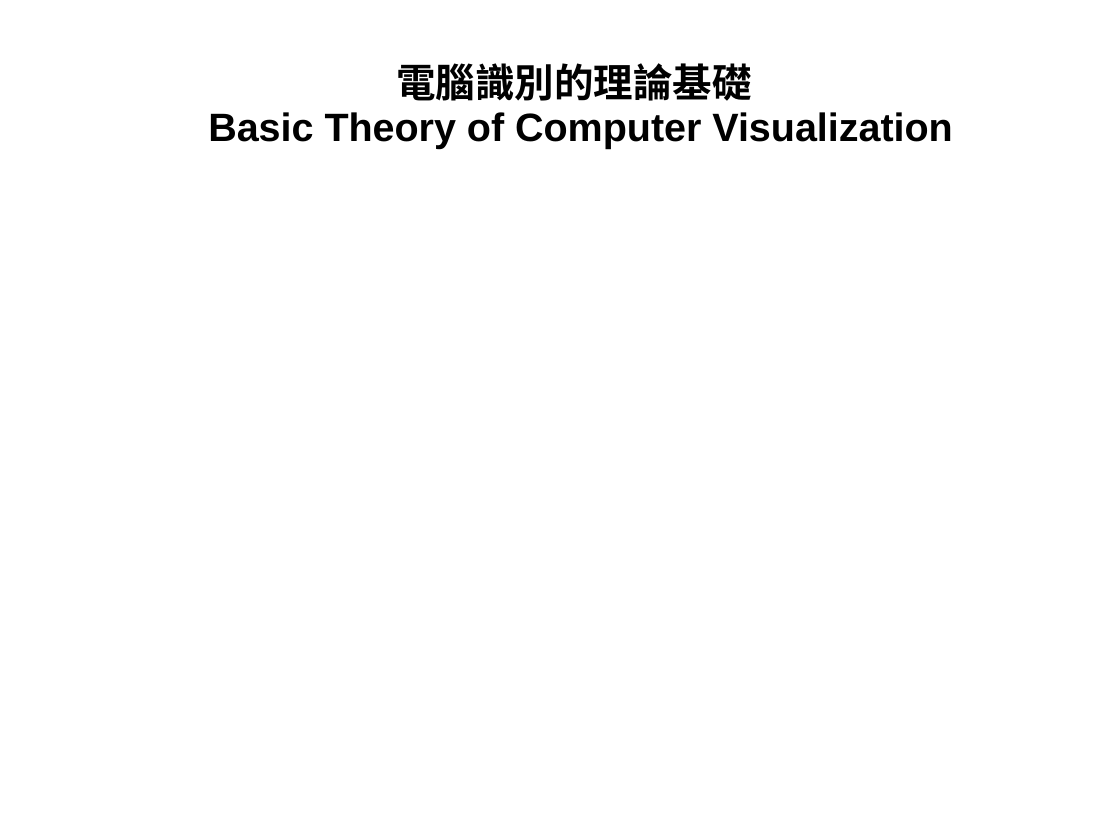
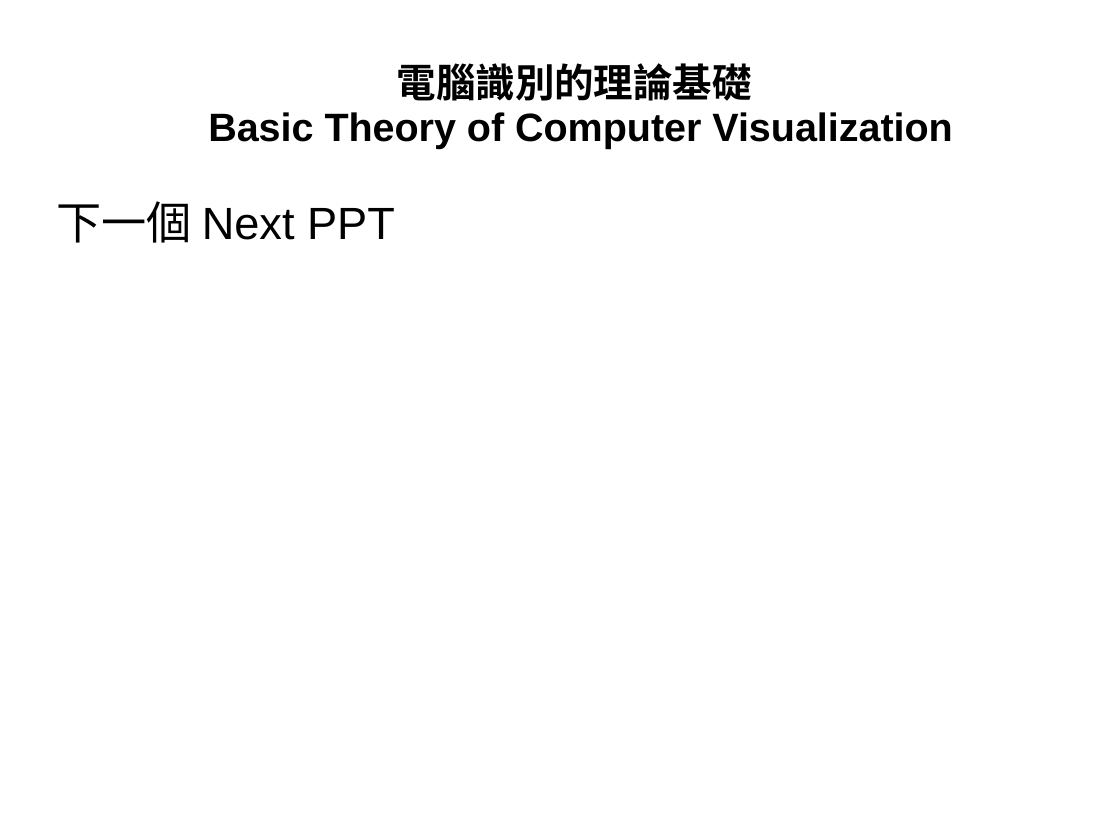
Before and after one commit to kienchen/tungli_ai, a slide deck: slide 6 of AI/視覺識別的解析.ppt. Drawn at 1120x840 pixels with LibreOffice and Linux fonts; fonts in the diff are those of the drawing. Boxes give left, top, right and bottom in pixels: in the first picture for what was removed or moved away, otherwise in the second. Text is boxed around its words. In the diff, an @@ line names an element or a change of style, - is before the commit and + after.

```diff
--- a/AI/視覺識別的解析.ppt
+++ b/AI/視覺識別的解析.ppt
@@ text added at bbox=[56, 201, 395, 243], 32 pt, text #000000 @@
+下一個 Next PPT
```
Also in this commit, not shown: 5 other slides changed, 1 other file.
